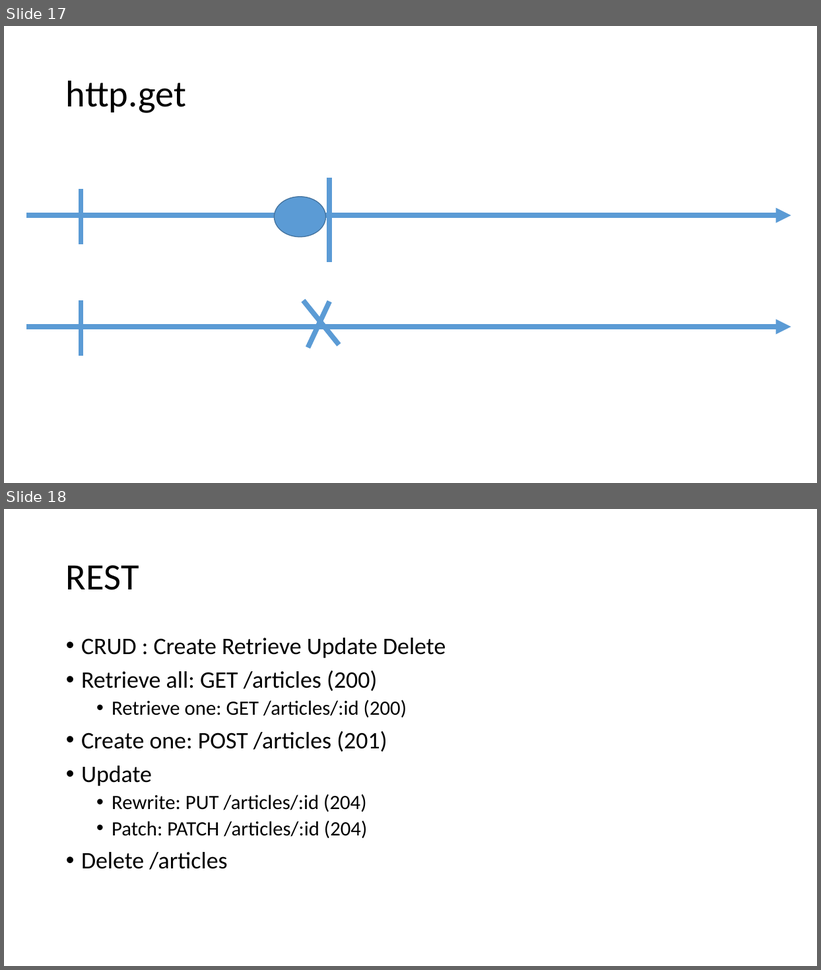
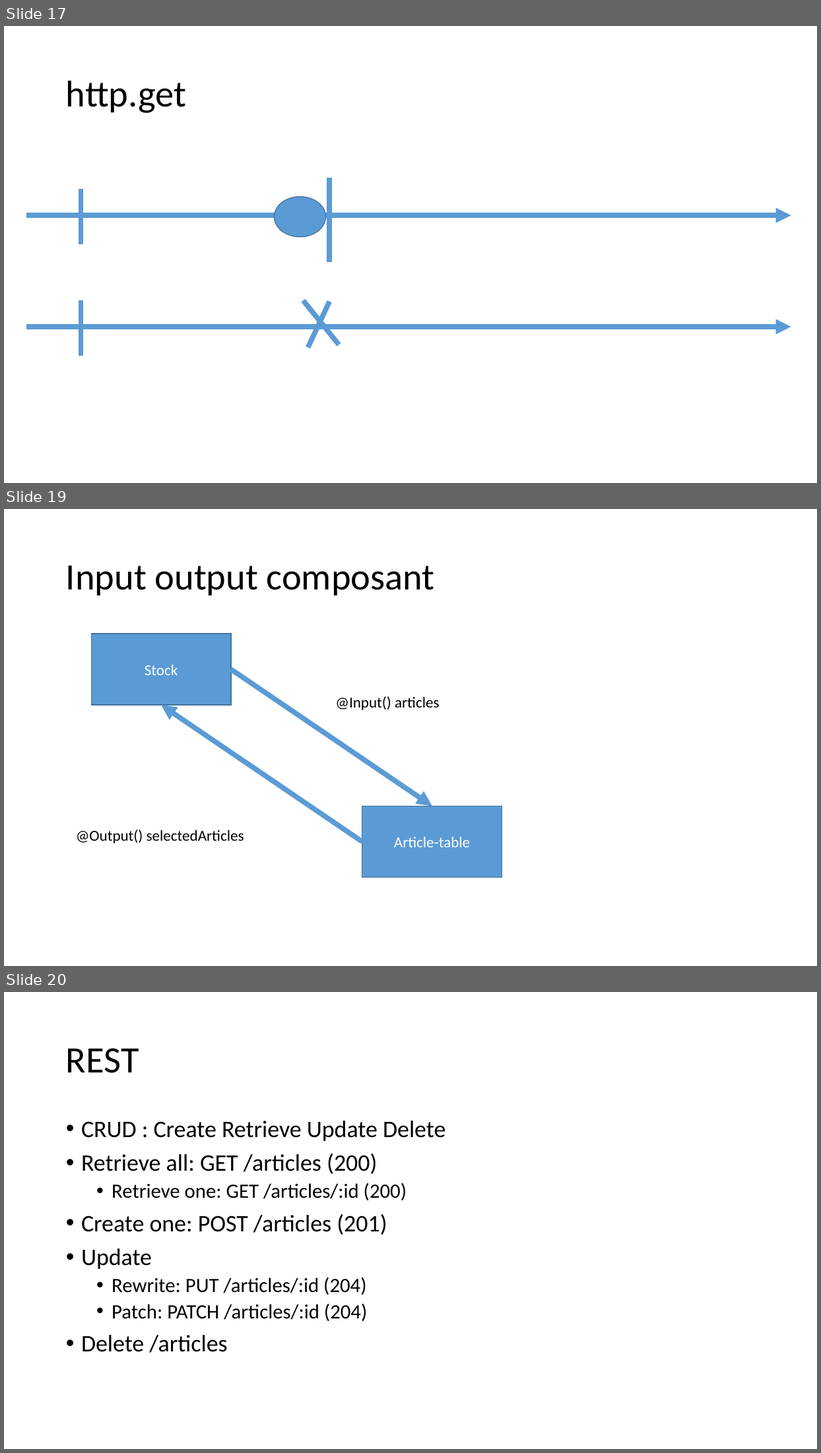
Before and after one commit to jlg-formation/agu-sept-2021, a slide deck: Notes de formation AGU.pptx. Shown one above the other, each under a label of ours: slides 17 and 18 before the commit, slides 17, 19 and 20 after it; the slides between them are not shown. The pictures are 821x970 and 821x1453 pixels, drawn with LibreOffice and Linux fonts; fonts in the diff are those of the drawing. Boxes give left, top, right and bottom in pixels: in the first picture for what was removed or moved away, otherwise in the second. Text is boxed around its words. In the diff, an @@ line names an element or a change of style, - is before the commit and + after.

```diff
--- a/Notes de formation AGU.pptx
+++ b/Notes de formation AGU.pptx
@@ slide 19 added at bbox=[4, 509, 817, 966], background #FFFFFF @@
@@ title added at bbox=[66, 565, 435, 595], 44 pt, text #000000 @@
+Input output composant
@@ rectangle added at bbox=[91, 634, 231, 706], fill #5B9BD5, outline #43739E 1 pt, 18 pt, text #FFFFFF @@
+Stock
@@ arrow added from (231, 669) to (432, 806), #5B9BD5 6 pt @@
@@ arrow added from (362, 842) to (161, 706), #5B9BD5 6 pt @@
@@ text added at bbox=[335, 696, 440, 710], 18 pt, text #000000 @@
+@Input() articles
@@ rectangle added at bbox=[362, 806, 502, 877], fill #5B9BD5, outline #43739E 1 pt, 18 pt, text #FFFFFF @@
+Article-table
@@ text added at bbox=[76, 830, 244, 844], 18 pt, text #000000 @@
+@Output() selectedArticles
@@ what was slide 18 is now slide 20 @@
```
Also in this commit, not shown: 1 slide changed, 1 other slide added.
